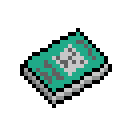
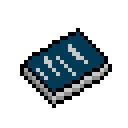
Layers edited between the first and the second 128x128 image:
painted on "cover" over [28, 32, 104, 92]
